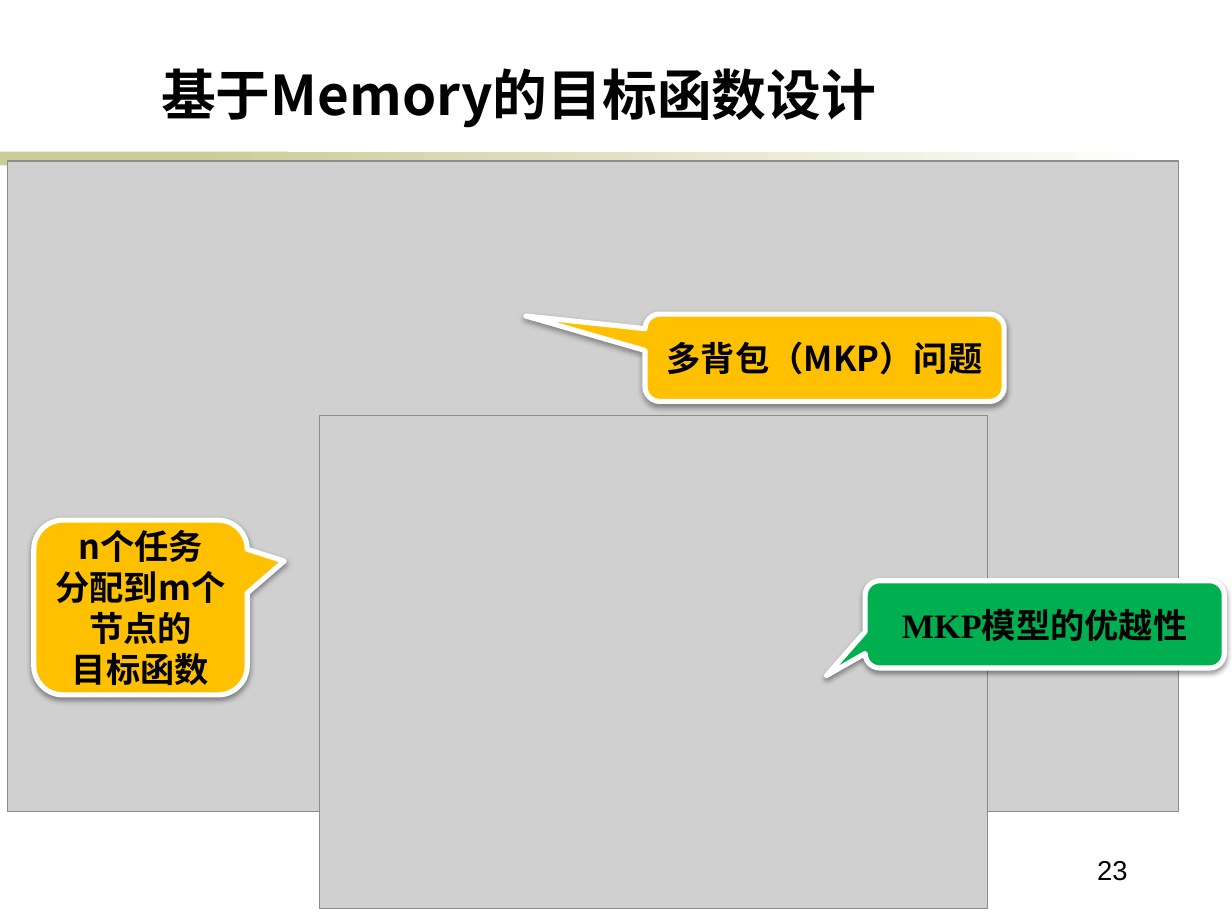
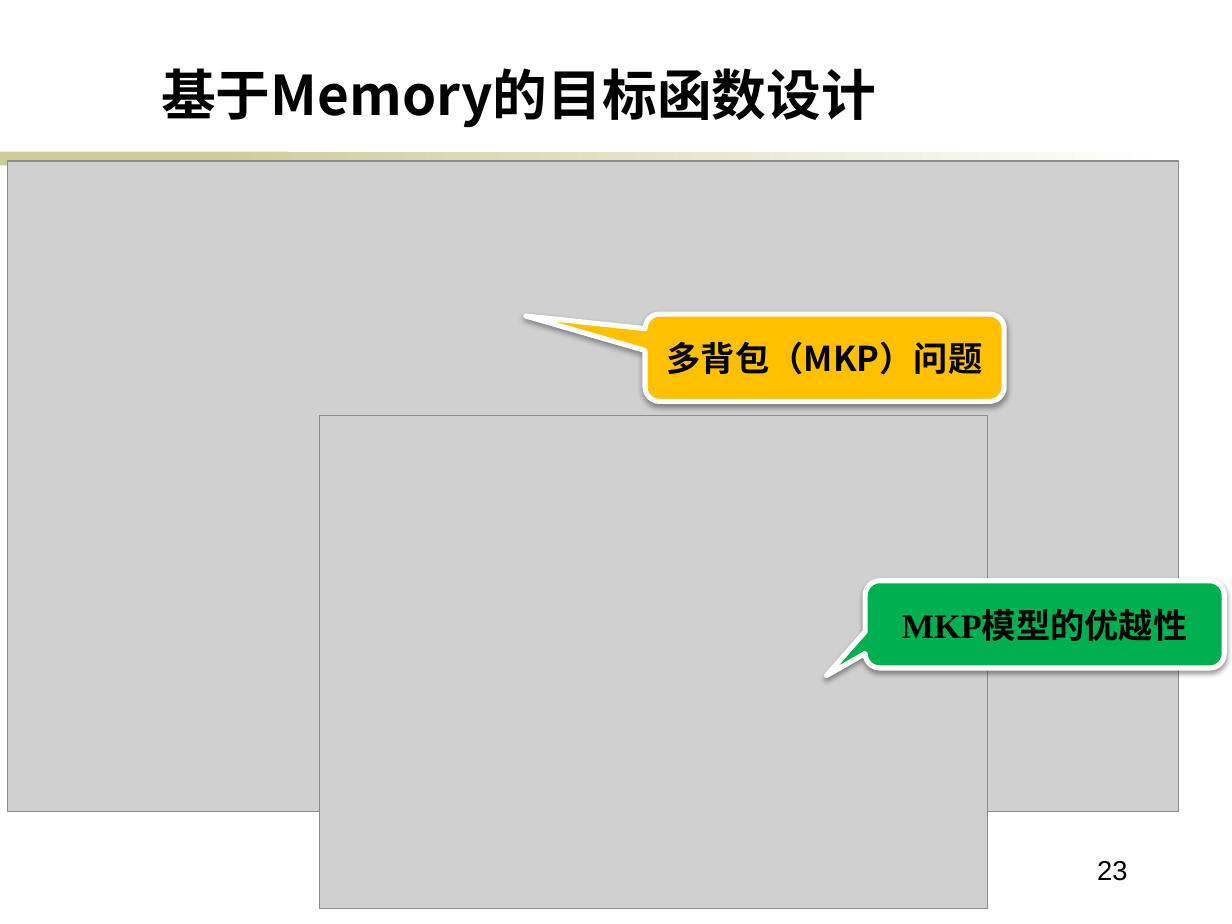
Before and after one commit to ericsonyc/paper, a slide deck: slide 23 of 毕业答辩.pptx. Drawn at 1232x924 pixels with LibreOffice and Linux fonts; fonts in the diff are those of the drawing; grey boxes stand for pictures; background and template pictures are left out. Boxes give left, top, right and bottom in pixels: in the first picture for what was removed or moved away, otherwise in the second. Text is boxed around its words. In the diff, an @@ line names an element or a change of style, - is before the commit and + after.

```diff
--- a/毕业答辩.pptx
+++ b/毕业答辩.pptx
@@ rounded speech box removed at [33, 520, 246, 695] @@
-n个任务
-分配到m个
-节点的
-目标函数
```
Also in this commit, not shown: 2 other slides changed.
